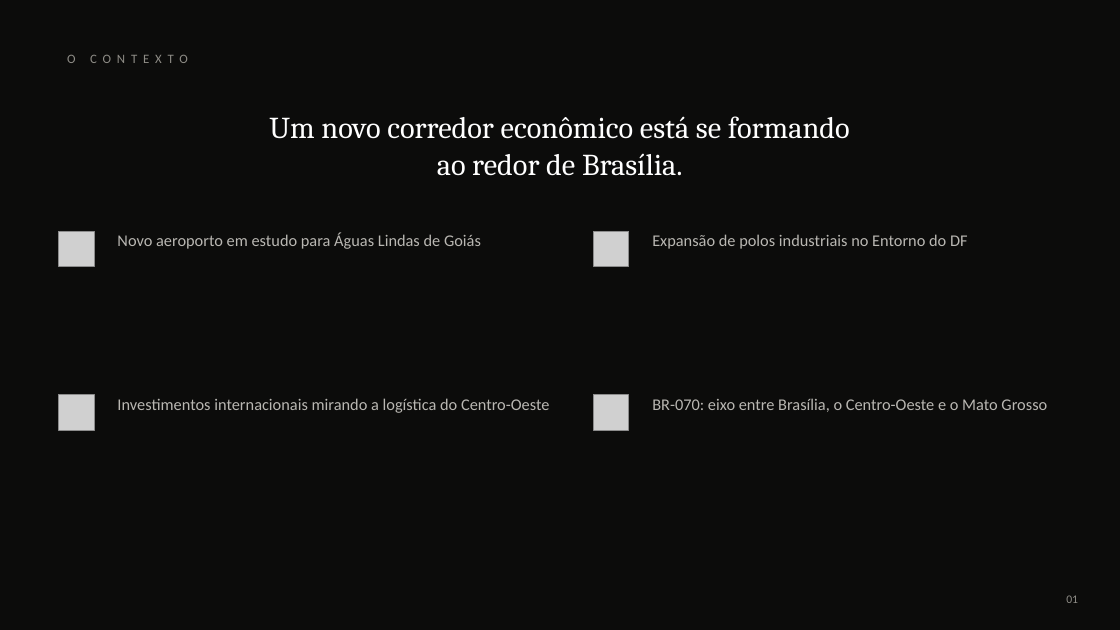
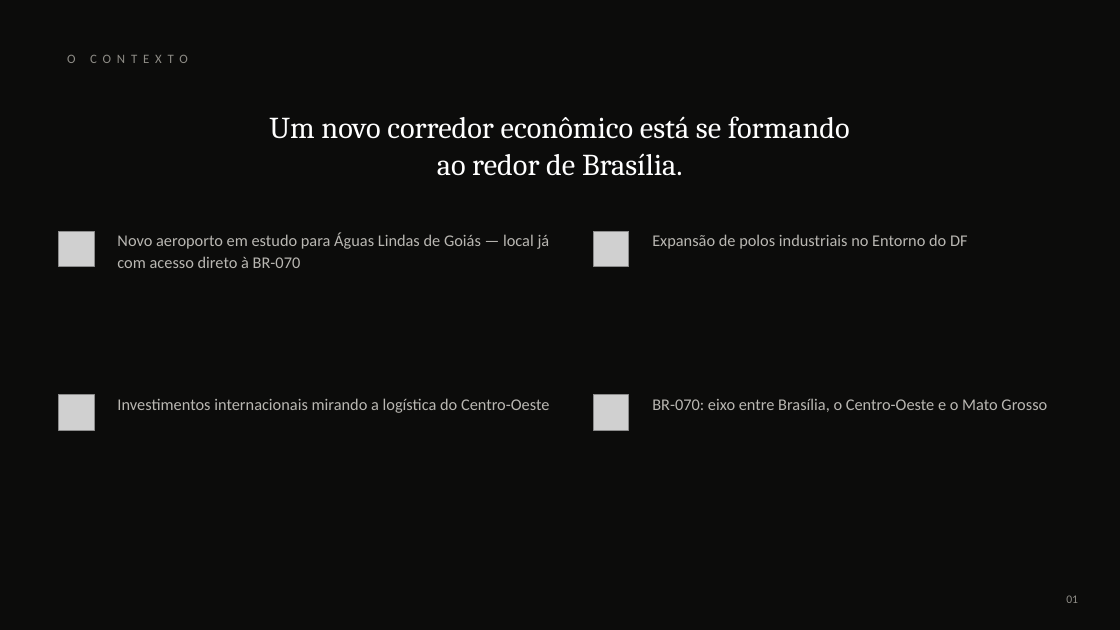
Before and after one commit to vlogronaldooliveira/github-slideshow, a slide deck: slide 2 of assets/girassol/Centro-de-Servicos-Girassol-Cocalzinho.pptx. Drawn at 1120x630 pixels with LibreOffice and Linux fonts; fonts in the diff are those of the drawing; grey boxes stand for pictures. Boxes give left, top, right and bottom in pixels: in the first picture for what was removed or moved away, otherwise in the second. Text is boxed around its words. In the diff, an @@ line names an element or a change of style, - is before the commit and + after.

```diff
--- a/assets/girassol/Centro-de-Servicos-Girassol-Cocalzinho.pptx
+++ b/assets/girassol/Centro-de-Servicos-Girassol-Cocalzinho.pptx
@@ text at [117, 233, 550, 268]: text changed @@
-Novo aeroporto em estudo para Águas Lindas de Goiás
+Novo aeroporto em estudo para Águas Lindas de Goiás — local já com acesso direto à BR-070
```
